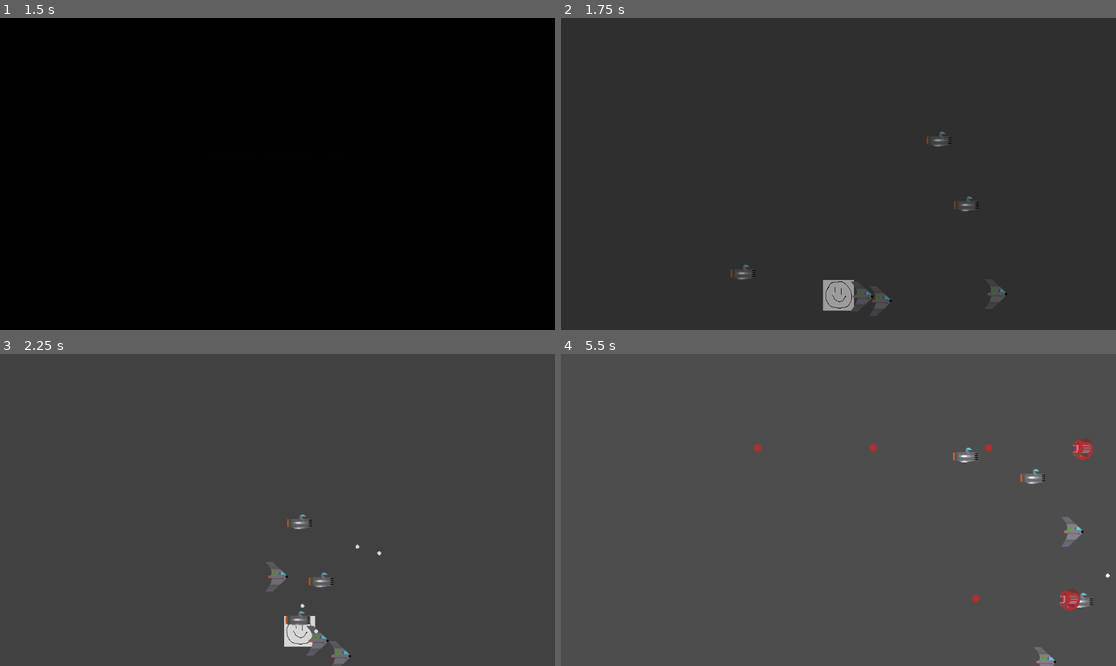
Above: before the commit, frames 1-4 (two rows, left to right).
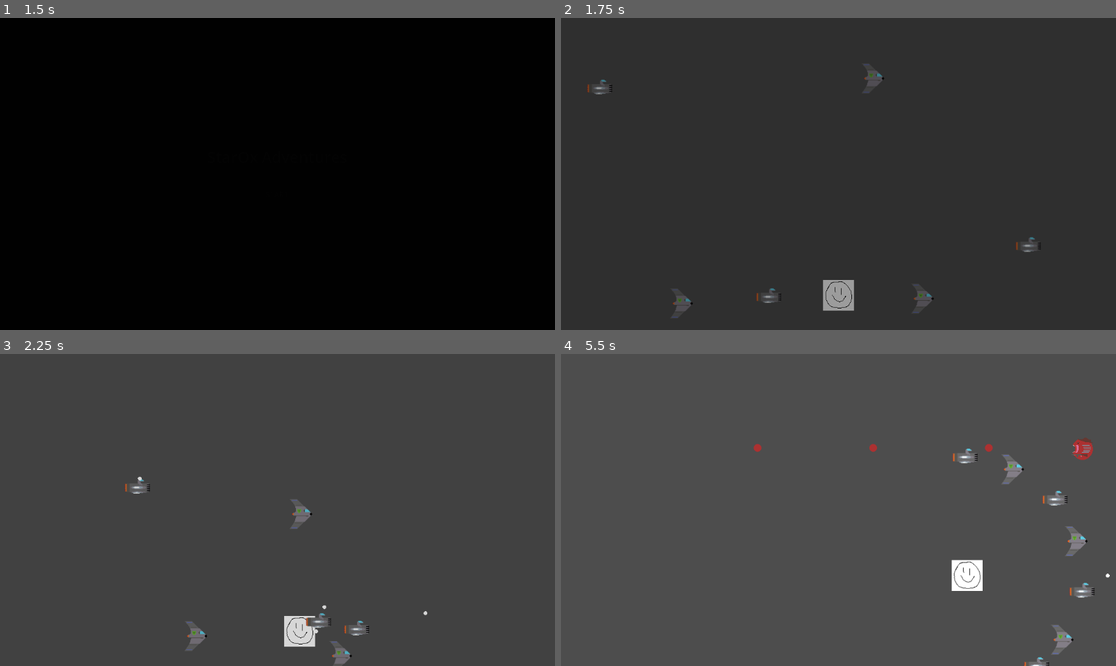
Above: after the commit, the same moments.

Repository: tfmertz/gamedevtv-jam-2026
Game: Godot game, scene res://scene/main.tscn
The game is run twice, just before and just after one commit, with the same random seed, the same clock (stepped at 60 frames per second) and the same inputs.
Inputs:
- Up to frame 1 (1.5 s): click "START" at 0.5 s; click "START" at 1.25 s
- Up to frame 2 (1.75 s): no input
- Up to frame 3 (2.25 s): tap Enter at 2 s; hold D (move_right) from 2.03 s (still down); tap F (cycle_formation) at 2.1 s
- Up to frame 4 (5.5 s): release D (move_right) at 2.78 s; hold S (move_down) 2.78-3.53 s; tap one key every 0.75 s from 2.85 s: R (cycle_spacing) 3 4 5; hold D (move_right) 3.53-4.28 s; hold W (move_up) 4.28-5.03 s; hold A (move_left) from 5.03 s (still down)

Frame 1 is identical in both runs. In frame 2, 1.1% of the frame differs, in the area x 4-87%, y 14-96%; in frame 3, 1.1%; in frame 4, 2.0%, in the area x 70-97%, y 30-100%.

Commit message:
adding scrap spawns + pickups

Diff:
--- /dev/null
+++ b/scene/scrap.gd
@@ -0,0 +1,55 @@
+class_name Scrap extends Area2D
+
+enum ScrapType {SHIELD, GUN}
+
+var screen_size: Rect2
+var PATH_SAMPLES := 200
+var AMPLITUDE_RATIO := 10
+var frequency_ratio: float
+var amplitude: int
+var frequency: float
+var speed = 200
+var spawn_position: Vector2
+var scrap_type: int
+
+# Called when the node enters the scene tree for the first time.
+func _ready() -> void:
+	scrap_type = randi_range(0, ScrapType.size())
+	if scrap_type == ScrapType.SHIELD:
+		$scrap_sprite.animation = "shield"
+	else:
+		$scrap_sprite.animation = "gun"
+
+
+func set_movement() -> void:
+	#TODO Isaac: i think the origin is wrong here because
+	#of weird Y movement initially, but it mostly behaves
+	spawn_position = position
+	screen_size = get_viewport_rect()
+	amplitude = int(screen_size.size.y / AMPLITUDE_RATIO)
+	frequency_ratio = randf_range(4.0, 64.0)
+	frequency = frequency_ratio / screen_size.size.x
+	var path_curve = Curve2D.new()
+	for i in range(PATH_SAMPLES):
+		var pos: Vector2
+		if i == 0:
+			pos = position
+		else:
+			var x = position.x - (position.x*(float(i)/PATH_SAMPLES))
+			pos = Vector2(x, position.y - (amplitude * sin(frequency * x)))
+		path_curve.add_point(pos)
+
+	$MovementPath2D.set_curve(path_curve)
+
+
+# Called every frame. 'delta' is the elapsed time since the previous frame.
+func _physics_process(delta: float) -> void:
+	$MovementPath2D/MovementPathFollow2D.progress += delta * speed
+	self.position = $MovementPath2D/MovementPathFollow2D.position# + spawn_position
+	print(position)
+
+
+func _on_area_entered(area: Area2D) -> void:
+	if area.has_method("hit_scrap"):
+		area.hit_scrap(self)
+		queue_free()
--- /dev/null
+++ b/scene/scrap.tscn
@@ -0,0 +1,49 @@
+[gd_scene format=3 uid="uid://cmmk8vljkgmy6"]
+
+[ext_resource type="Script" uid="uid://b3qhpxtefocj4" path="res://scene/scrap.gd" id="1_qfbu2"]
+[ext_resource type="Texture2D" uid="uid://d1oeu84awhtdq" path="res://assets/art/scrap_duck.png" id="2_mpowy"]
+[ext_resource type="Texture2D" uid="uid://b2at5vytakdui" path="res://assets/art/scrap_shield.png" id="3_u46ec"]
+
+[sub_resource type="Curve2D" id="Curve2D_qkpxk"]
+
+[sub_resource type="SpriteFrames" id="SpriteFrames_ggp53"]
+animations = [{
+"frames": [{
+"duration": 1.0,
+"texture": ExtResource("2_mpowy")
+}],
+"loop": true,
+"name": &"gun",
+"speed": 5.0
+}, {
+"frames": [{
+"duration": 1.0,
+"texture": ExtResource("3_u46ec")
+}],
+"loop": true,
+"name": &"shield",
+"speed": 5.0
+}]
+
+[sub_resource type="RectangleShape2D" id="RectangleShape2D_mpowy"]
+size = Vector2(62, 60)
+
+[node name="Scrap" type="Area2D" unique_id=498599342]
+script = ExtResource("1_qfbu2")
+
+[node name="MovementPath2D" type="Path2D" parent="." unique_id=1468683549]
+curve = SubResource("Curve2D_qkpxk")
+
+[node name="MovementPathFollow2D" type="PathFollow2D" parent="MovementPath2D" unique_id=849698991]
+
+[node name="scrap_sprite" type="AnimatedSprite2D" parent="." unique_id=1457025635]
+sprite_frames = SubResource("SpriteFrames_ggp53")
+animation = &"gun"
+
+[node name="scrap_hitbox" type="CollisionShape2D" parent="." unique_id=1354835184]
+position = Vector2(0, 2)
+shape = SubResource("RectangleShape2D_mpowy")
+
+[node name="despawn_timer" type="Timer" parent="." unique_id=1486609555]
+
+[connection signal="area_entered" from="." to="." method="_on_area_entered"]
--- a/src/enemy_ship_node.gd
+++ b/src/enemy_ship_node.gd
@@ -1,6 +1,7 @@
 extends Area2D
 
 @onready var bullet_scene : PackedScene = preload("res://scene/bullet.tscn")
+@onready var scrap_scene : PackedScene = preload("res://scene/scrap.tscn")
 @onready var hitbox_enemy_bg: CollisionShape2D = $hitbox_enemy_bg
 @onready var hitbox_enemy_sm: CollisionShape2D = $hitbox_enemy_sm
 
@@ -24,6 +25,7 @@
 var sector_counter = 2
 var rand_mode = false
 var sprite_half = 32
+var SCRAP_CHANCE = 0.5 #TODO Isaac: difficulty setting?
 
 
 func _ready() -> void:
@@ -46,6 +48,11 @@
 	health -= damage
 	if health <= 0:
 		die.emit(position, ship_type)
+		if randf_range(0, 1) < SCRAP_CHANCE:
+			var scrap = scrap_scene.instantiate()
+			scrap.position = position
+			get_tree().get_root().add_child(scrap)
+			scrap.set_movement()
 		queue_free()
 
 func spawn_enemy_small() -> void: #spawns ship as gun ship, sets animation, health, hitbox
--- a/src/player_group.gd
+++ b/src/player_group.gd
@@ -6,6 +6,7 @@
 @onready var diamond_path_follow_2d: PathFollow2D = $DiamondPath/DiamondPathFollow2D
 
 var ship_scene : PackedScene = preload("res://scene/ship_node.tscn")
+var scrap_scene : PackedScene = preload("res://scene/scrap.tscn")
 
 var velocity_dir = Vector2.ZERO
 var velocity = Vector2.ZERO
@@ -35,27 +36,37 @@
 
 func spawn_mothership() -> void:
 	mothership = ship_scene.instantiate()
+	mothership.register_parent(self)
 	mothership.set_ship_type(ShipNode.ShipType.MOTHER)
 	mothership.start(Vector2(screen_size.size.x / 2,screen_size.size.x / 2))
 	add_child(mothership)
 
-
-func add_gunship() -> void:
+#TODO ew
+func add_gunship(spawn:Vector2 = Vector2(randi() % int(screen_size.size.x),randi() % int(screen_size.size.y))) -> void:
 	var ship = ship_scene.instantiate()
+	ship.register_parent(self)
 	ship.set_ship_type(ShipNode.ShipType.GUN)
 	ship.set_on_path()
-	ship.start(Vector2(randi() % int(screen_size.size.x),randi() % int(screen_size.size.y))) #TODO VERY TEMPORARY
+	ship.start(spawn)
+	ships.append(ship)
+	add_child(ship)
+
+#TODO also ew
+func add_shieldship(spawn:Vector2 = Vector2(randi() % int(screen_size.size.x),randi() % int(screen_size.size.y))) -> void:
+	var ship = ship_scene.instantiate()
+	ship.register_parent(self)
+	ship.set_ship_type(ShipNode.ShipType.SHIELD)
+	ship.set_on_path()
+	ship.start(spawn)
 	ships.append(ship)
 	add_child(ship)
 
 
-func add_shieldship() -> void:
-	var ship = ship_scene.instantiate()
-	ship.set_ship_type(ShipNode.ShipType.SHIELD)
-	ship.set_on_path()
-	ship.start(Vector2(randi() % int(screen_size.size.x),randi() % int(screen_size.size.y))) #TODO VERY TEMPORARY
-	ships.append(ship)
-	add_child(ship)
+func add_scrap(scrap: Scrap):
+	if scrap.scrap_type == scrap.ScrapType.SHIELD:
+		add_shieldship(scrap.position)
+	if scrap.scrap_type == scrap.ScrapType.GUN:
+		add_gunship(scrap.position)
 
 
 func cycle_formation() -> void:
--- a/src/ship_node.gd
+++ b/src/ship_node.gd
@@ -1,6 +1,7 @@
 class_name ShipNode extends Area2D
 
 @onready var bullet_scene : PackedScene = preload("res://scene/bullet.tscn")
+@onready var scrap_scene : PackedScene = preload("res://scene/scrap.tscn")
 
 enum ShipType {GUN, SHIELD, MOTHER}
 
@@ -16,12 +17,17 @@
 var enemy_z =12
 var player_z =11
 var invuln_duration = 1
+var parent
 
 # Called when the node enters the scene tree for the first time.
 func _ready() -> void:
 	initial_speed = speed
 	screen_size = get_viewport_rect()
 	$bullet_timer.start()
+
+
+func register_parent(new_parent) -> void:
+	parent = new_parent
 
 
 func set_velocity_dir(new_vel_dir) -> void:
@@ -103,10 +109,15 @@
 		if health <= 0:
 			queue_free()
 		else:
-			$InvulnerabilityTimer.start()
-		if ship_type == ShipType.MOTHER:
-			$sprite.animation = "mothership-" + str(health) + "hp"
-			$FlashingTimer.start()
+			if ship_type == ShipType.MOTHER:
+				$InvulnerabilityTimer.start()
+				$sprite.animation = "mothership-" + str(health) + "hp"
+				$FlashingTimer.start()
+
+
+func hit_scrap(scrap: Scrap):
+	parent.add_scrap(scrap)
+
 
 func _on_bullet_timer_timeout() -> void:
 	if ship_type != ShipType.SHIELD:
Binary file added: assets/art/scrap_duck.png
Binary file added: assets/art/scrap_shield.png
Not shown, added: scene/scrap.gd.uid
Binary file added: scene/scrap_shield.png
Not shown, changed: .gitignore
